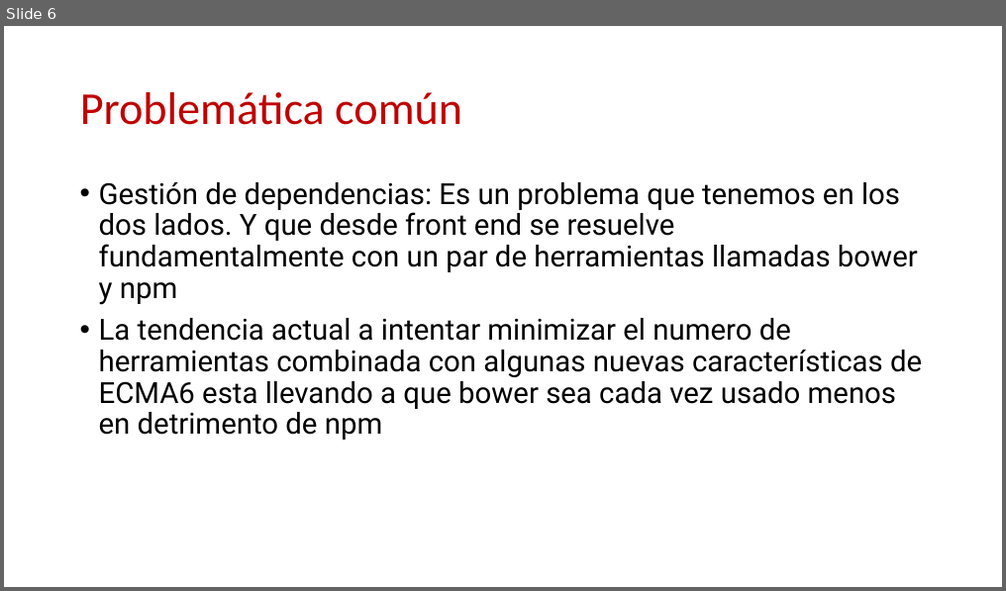
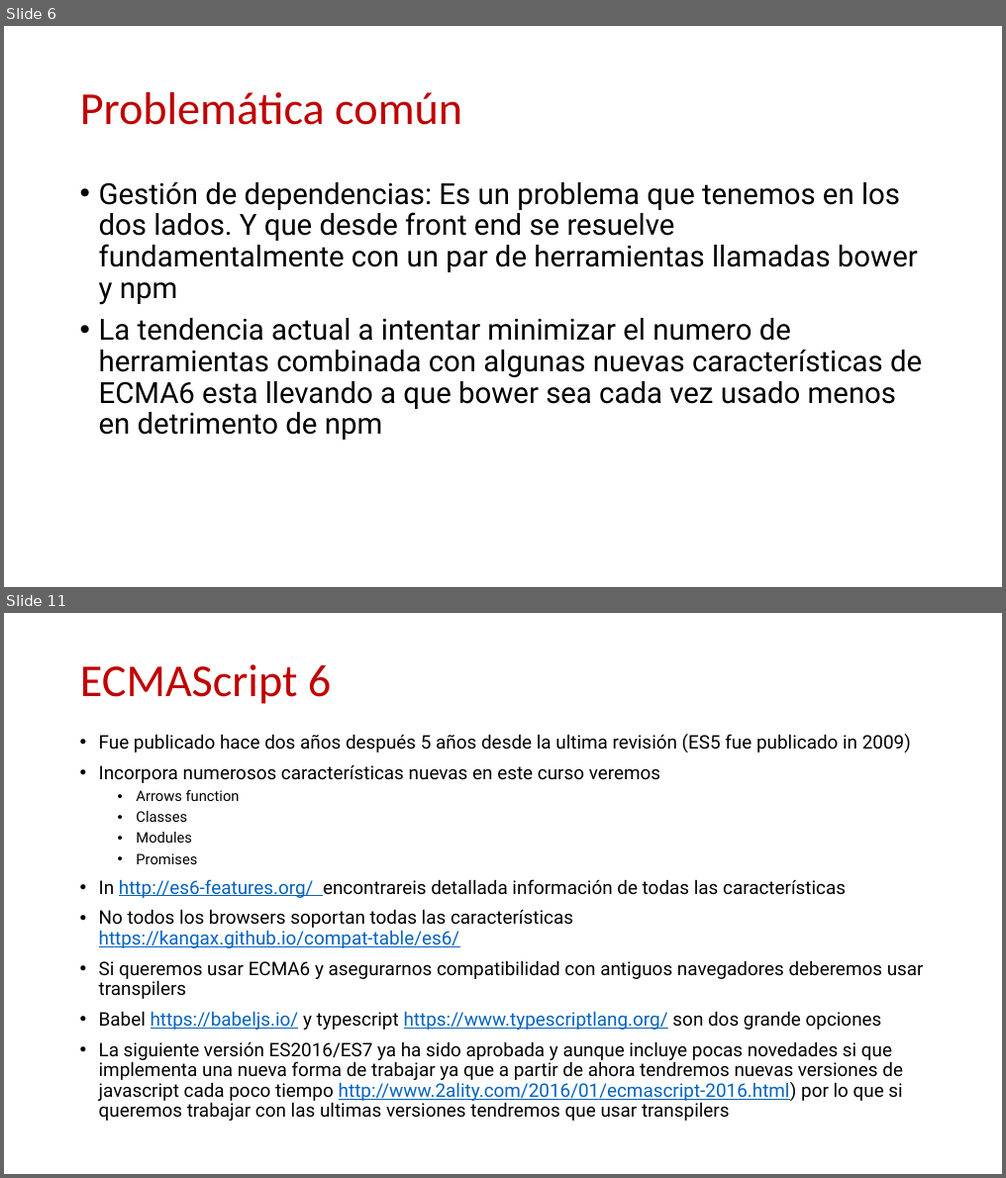
Before and after one commit to Robert-Freire/Introduction, a slide deck: resume.pptx. Shown one above the other, each under a label of ours: slide 6 before the commit, slides 6 and 11 after it; the slides between them are not shown. The pictures are 1006x591 and 1006x1178 pixels, drawn with LibreOffice and Linux fonts; fonts in the diff are those of the drawing; background and template pictures are left out. Boxes give left, top, right and bottom in pixels: in the first picture for what was removed or moved away, otherwise in the second. Text is boxed around its words. In the diff, an @@ line names an element or a change of style, - is before the commit and + after.

```diff
--- a/resume.pptx
+++ b/resume.pptx
@@ slide 11 added at [4,613,1002,1174], background #FFFFFF @@
@@ title added at [80,664,331,704], 44 pt, text #C00000 @@
+ECMAScript 6
@@ text added at [99,734,924,1121], 18 pt, text #000000 @@
+• Fue publicado hace dos años después 5 años desde la ultima revisión (ES5 fue publicado in 2009)
+• Incorpora numerosos características nuevas en este curso veremos
+  • Arrows function
+  • Classes
+  • Modules
+  • Promises
+• In http://es6-features.org/ encontrareis detallada información de todas las características
+• No todos los browsers soportan todas las características https://kangax.github.io/compat-table/es6/
+• Si queremos usar ECMA6 y asegurarnos compatibilidad con antiguos navegadores deberemos usar transpilers
+• Babel https://babeljs.io/ y typescript https://www.typescriptlang.org/ son dos grande opciones
+• La siguiente versión ES2016/ES7 ya ha sido aprobada y aunque incluye pocas novedades si que implementa una nueva forma de trabajar ya que a partir de ahora tendremos nuevas versiones de javascript cada poco tiempo http://www.2ality.com/2016/01/ecmascript-2016.html) por lo que si queremos trabajar con las ultimas versiones tendremos que usar transpilers
```
Also in this commit, not shown: 5 slides changed, 18 other slides added, 24 slides removed, 3 other files.
